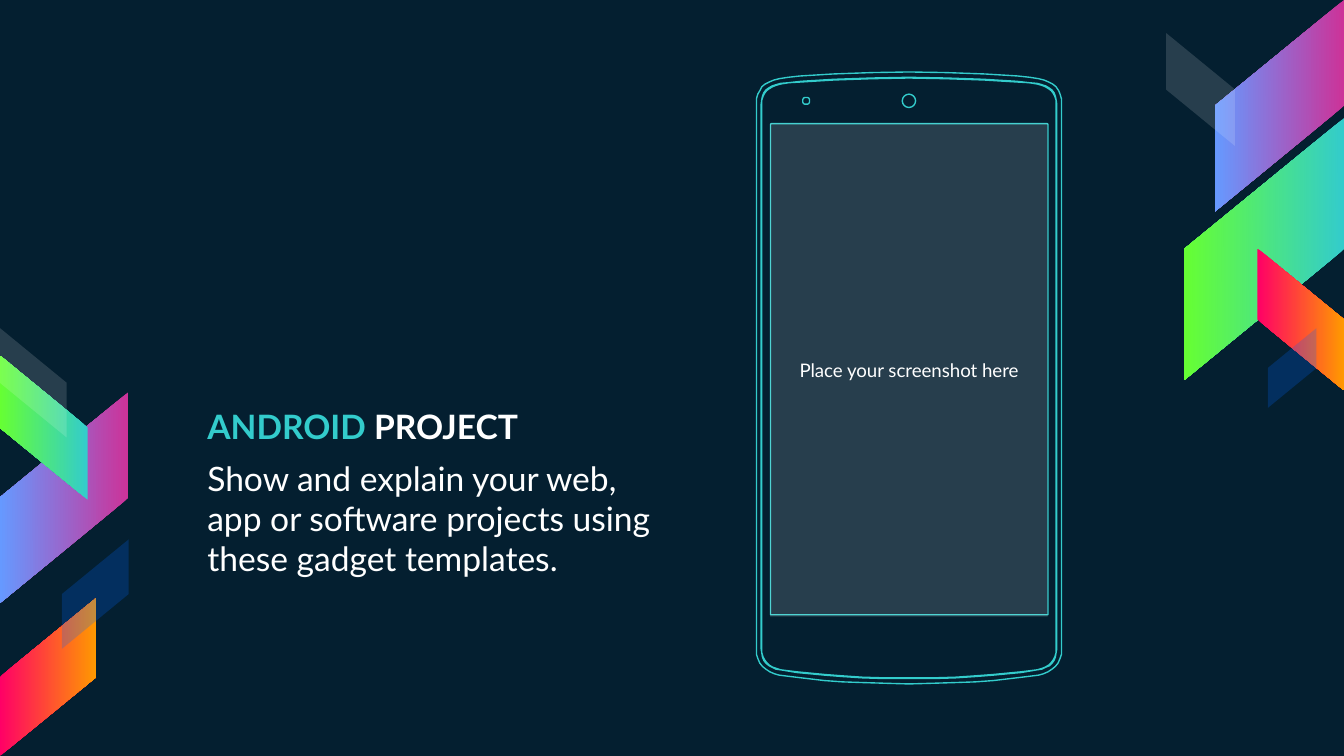
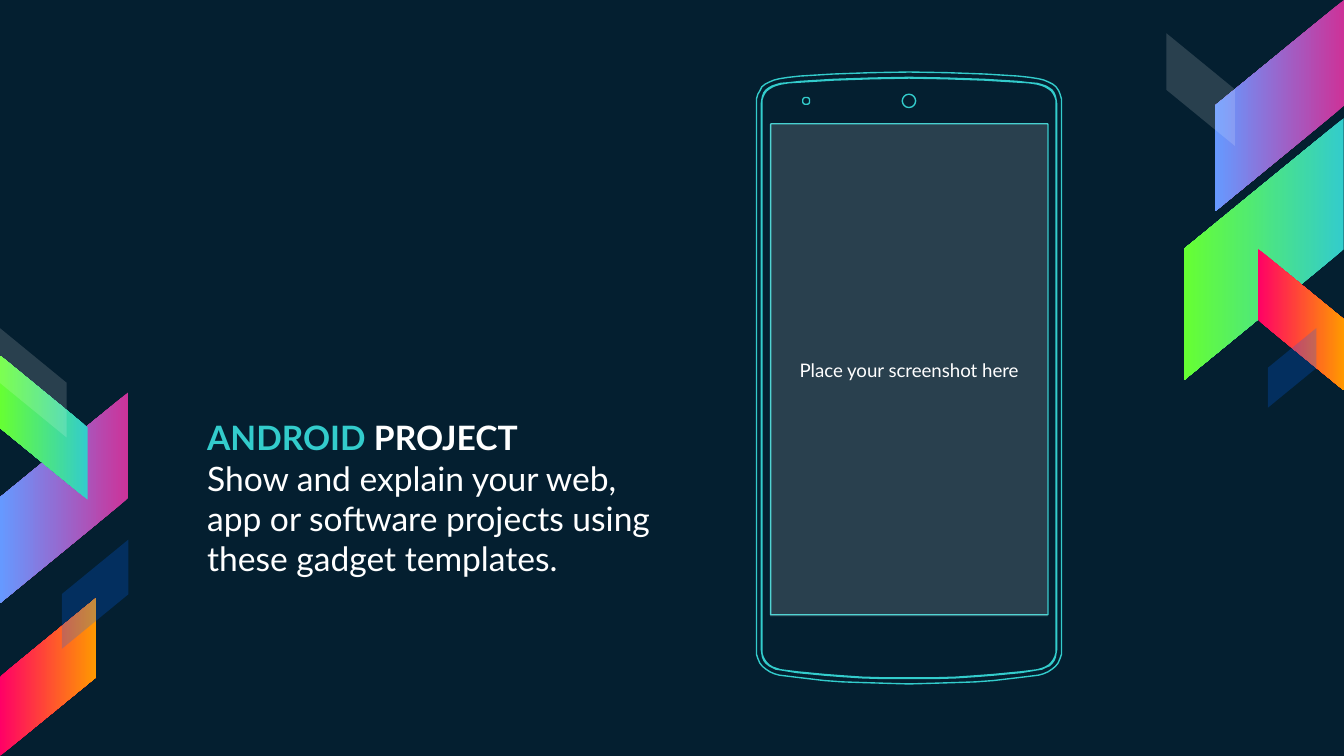
Before and after one commit to AlexJakovljevic/Gibbs-Sampling, a slide deck: slide 18 of gibbs.pptx (slide 20 before the commit). Drawn at 1344x756 pixels with LibreOffice and Linux fonts; fonts in the diff are those of the drawing. Boxes give left, top, right and bottom in pixels: in the first picture for what was removed or moved away, otherwise in the second. Text is boxed around its words. In the diff, an @@ line names an element or a change of style, - is before the commit and + after.

```diff
--- a/gibbs.pptx
+++ b/gibbs.pptx
@@ freeform shape at [757, 73, 1062, 684]: outline #33CCCC 0.75 pt to #33CCCC 0.74 pt @@
@@ text "ANDROID PROJECT" at [207, 425, 650, 577]: less space between paragraphs @@
@@ rectangle "Place your screenshot here" at [770, 124, 1047, 617]: fill #FFFFFF at 14% opacity to #FFFFFF at 15% opacity @@
```
Also in this commit, not shown: 23 other slides changed, 2 slides added, 4 slides removed.
